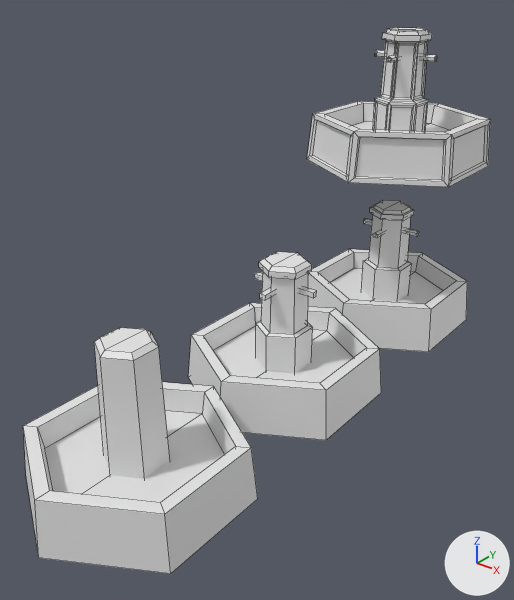
Before and after pictures for a commit that changed the Blender file Hololens2.0/Assets/Blend Files/stuff.blend.
Before and after are seen from a 50 mm lens placed at (6.63, -17.02, 7.78), pointed at (-1.0, -7.48, 1.87). Lighting does not change. The marker at lower right points along +X, +Y and +Z. Mesh edges are drawn as thin lines. Objects named as collision shapes, trigger or cutter boxes, shadow casters or lower levels of detail are left out.

Objects in the first picture: 'Fountain', 'Fountain_High', 'Fountain_LOD_Low', 'Fountain_LOD_Med'.
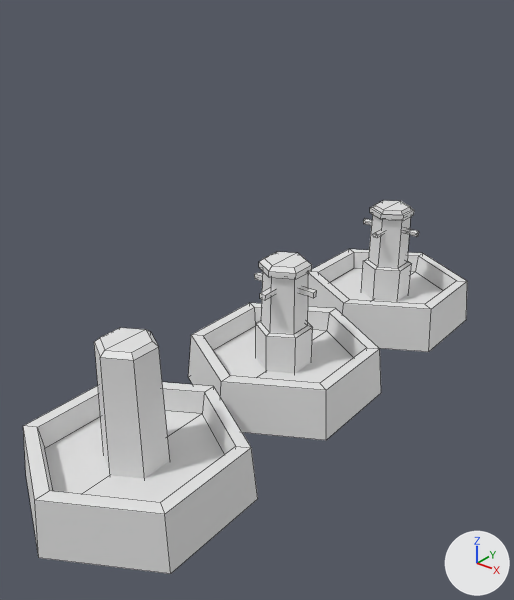
What differs and where, as boxes [x1, y1, x2, y2] in the pictures (514 x 600 px):
'Fountain_High', hidden: before [307, 27, 490, 187]
part 1 of me_cylinder_018, recoloured: before [307, 27, 490, 187]
part 2 of me_cylinder_018, recoloured: before [313, 104, 485, 180]
part 3 of me_cylinder_018, recoloured: before [383, 30, 425, 98]

The change, as a list of edits to the scene's bpy script:
```text
Add mat_material_010:
    mat_material_010 = principled_material('Material.010')
    mat_material_010.base_color = (0.8, 0.0, 0.385)  # pink #e700a7
Add mat_material_007:
    mat_material_007 = principled_material('Material.007')
    mat_material_007.base_color = (0.0066, 0.8, 0.0)  # green #13e700
Add mat_material_008:
    mat_material_008 = principled_material('Material.008')
    mat_material_008.base_color = (0.00547, 0.0, 0.8)  # blue #1100e7
Change me_cylinder_018:
    where me_cylinder_018.from_pydata(...)  # 288 vertices, 280 faces; spans x -1.77..1.77, y -2.04..2.04, z -0.36..2.49
    used by ob_fountain_high; location = (-0.89, -2.54, 3.87)
    me_cylinder_018 part 1: 252 of the faces centred in x -1.76..1.76, y -1.96..1.96, z -0.36..2.49 switch from no material to mat_material_007 (green #13e700)
    me_cylinder_018 part 2: 12 of the faces centred in x -1.65..1.65, y -1.43..1.43, z 0.16..0.49 switch from no material to mat_material_008 (blue #1100e7)
    me_cylinder_018 part 3: 8 of the faces centred in x -0.36..0.36, y -0.31..0.31, z 1.69..2.45 switch from no material to mat_material_008 (blue #1100e7)
    add me_cylinder_018.materials.append(mat_material_010)  # pink #e700a7
Change ob_fountain_high:
    ob_fountain_high.location: (-0.89, -2.54, 3.87) -> (-0.89, -2.54, 0.0)
    add ob_fountain_high.hide_set(True)
```
